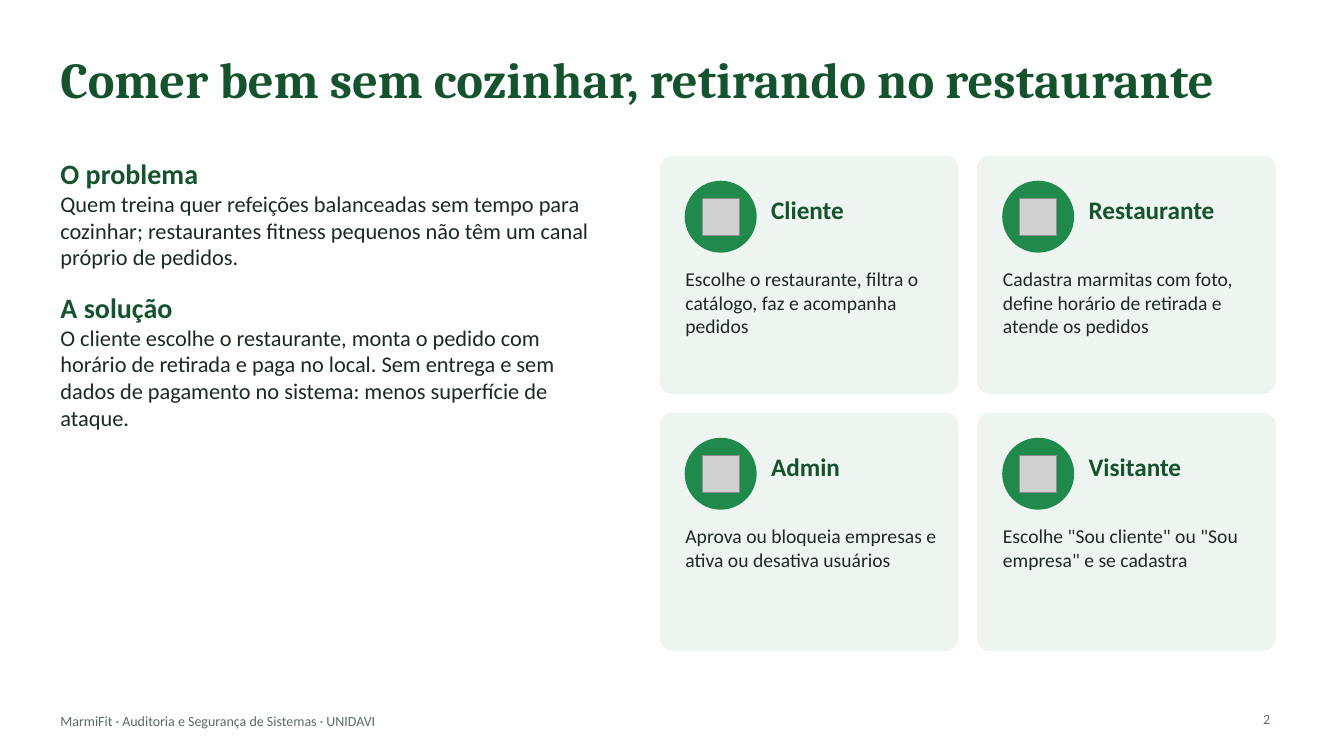
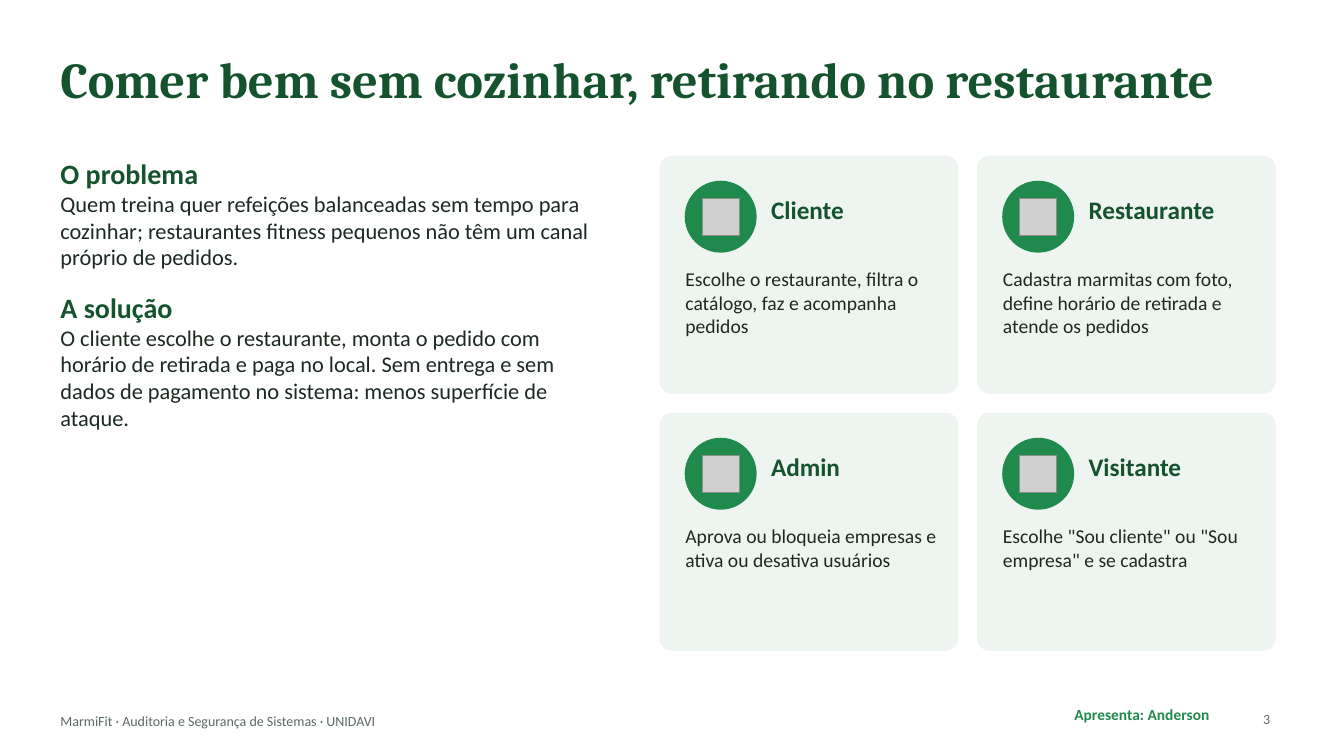
Before and after one commit to 1GustavoBorgonha1/aplicacao_tb_fnl_si, a slide deck: slide 3 of docs/apresentacao/MarmiFit-apresentacao.pptx (slide 2 before the commit). Drawn at 1344x756 pixels with LibreOffice and Linux fonts; fonts in the diff are those of the drawing; grey boxes stand for pictures. Boxes give left, top, right and bottom in pixels: in the first picture for what was removed or moved away, otherwise in the second. Text is boxed around its words. In the diff, an @@ line names an element or a change of style, - is before the commit and + after.

```diff
--- a/docs/apresentacao/MarmiFit-apresentacao.pptx
+++ b/docs/apresentacao/MarmiFit-apresentacao.pptx
@@ text added at bbox=[1074, 709, 1210, 723], 11 pt, text #1F8A4C, bold @@
+Apresenta: Anderson
@@ page number at bbox=[1263, 715, 1270, 724]: text changed @@
-2
+3
```
Also in this commit, not shown: 16 other slides changed, 8 slides added.
